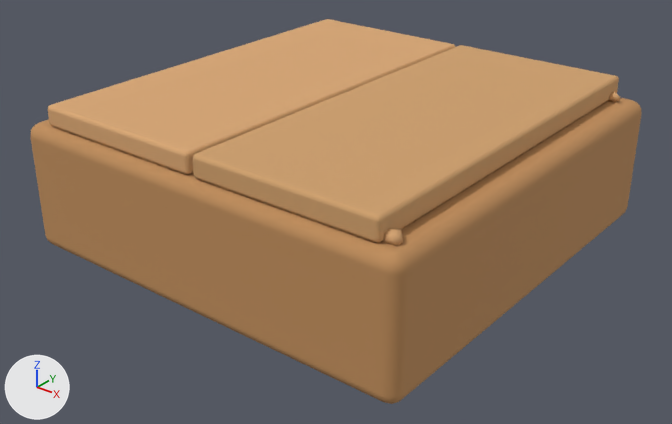
The glTF model public/models/sandstone_tile.glb, before and after one commit.
Rendered twice from a 50 mm lens placed at (1.226, -1.566, 1.009), pointed at (0.015, -0.053, 0.071). The lights are fixed; the arrows at lower left show +X, +Y and +Z. The older version comes first. Vertices at exactly the same position are counted once.

In view in the first picture: 'sandstone_tile'.
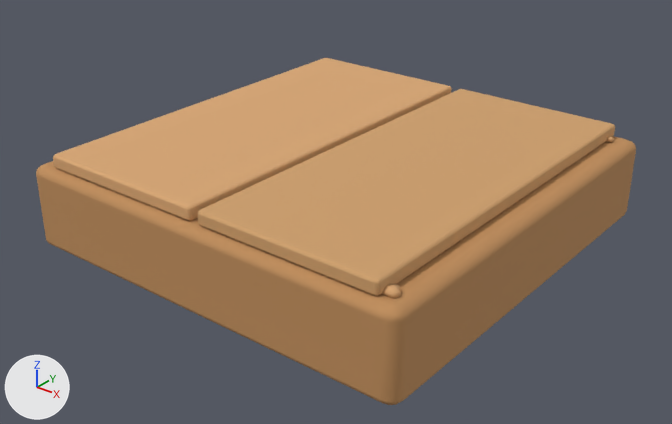
Changed parts and their boxes (x1, y1, x2, y2) in the pictures (672 x 424 px; the box of a moved part takes in the faces that stretch with it):
'sandstone_tile', reshaped (10% shorter): before (30, 19, 642, 404); after (36, 58, 636, 405)
part 1 of me_cube, moved or reshaped: before (30, 98, 642, 404); after (36, 136, 636, 405)
part 2 of me_cube, moved or reshaped: before (48, 19, 455, 174); after (53, 58, 452, 221)
part 3 of me_cube, moved or reshaped: before (383, 229, 403, 246); after (382, 284, 401, 299)
part 4 of me_cube, moved or reshaped: before (608, 91, 620, 102); after (606, 136, 614, 142)
part 5 of me_cube, moved or reshaped: before (193, 45, 619, 243); after (198, 89, 615, 296)

The change in detail:
me_cube is used by ob_sandstone_tile; location (0.0, 0.0, 0.0).
me_cube had 380 vertices, 736 faces and spanned x -0.5..0.5, y -0.5..0.5, z 0.0..0.35.
me_cube now has 380 vertices, 736 faces and spans x -0.5..0.5, y -0.5..0.5, z 0.0..0.233.
me_cube part 1: the loose piece of 152 vertices spanning x -0.5..0.5, y -0.5..0.5, z 0.0..0.299 is scaled about the mesh origin by (1, 1, 0.669).
me_cube part 2: the loose piece of 96 vertices spanning x -0.442..-0.004, y -0.478..0.478, z 0.299..0.348 is scaled about its middle by (1, 1, 0.683), then moved by (-0.005, 0.0, -0.107).
me_cube part 3: the loose piece of 12 vertices spanning x 0.432..0.469, y -0.464..-0.433, z 0.296..0.323 is scaled about the mesh origin by (1, 1, 0.669).
me_cube part 4: the loose piece of 12 vertices spanning x 0.421..0.458, y 0.426..0.451, z 0.295..0.323 is scaled about the mesh origin by (1, 1, 0.669).
me_cube part 5: the loose piece of 96 vertices spanning x 0.002..0.443, y -0.479..0.479, z 0.299..0.35 is multiplied about its middle by the matrix ((1.0, 0.007, 0.0), (-0.007, 1.0, 0.0), (0.0, 0.0, 0.647)), then moved by (0.004, 0.0, -0.108).
Other edits to the shape of me_cube do not show in these pictures.
